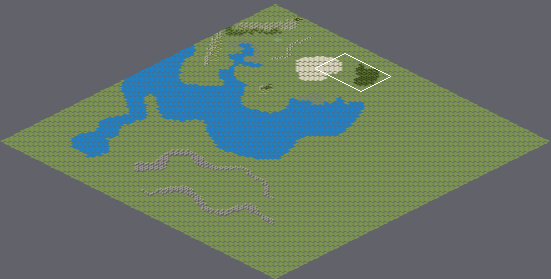
A Tiled map gets an edit: Astral One/Resources/freeland/freeland.tmx. Above: a wide view before the commit, with the close-up outlined.
Close-up. Earlier state:
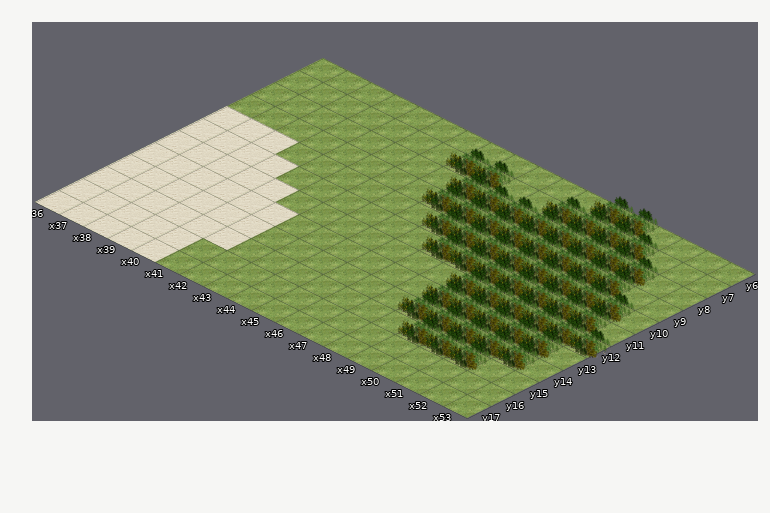
Cells are 128x64 px. Isometric: x runs down to the right, y down to the left. Shown: x 36..53, y 6..17. The commit also changed other parts of the map, which this record leaves out. Not drawn, because the pictures are missing: unchanged layer "Units".
New version:
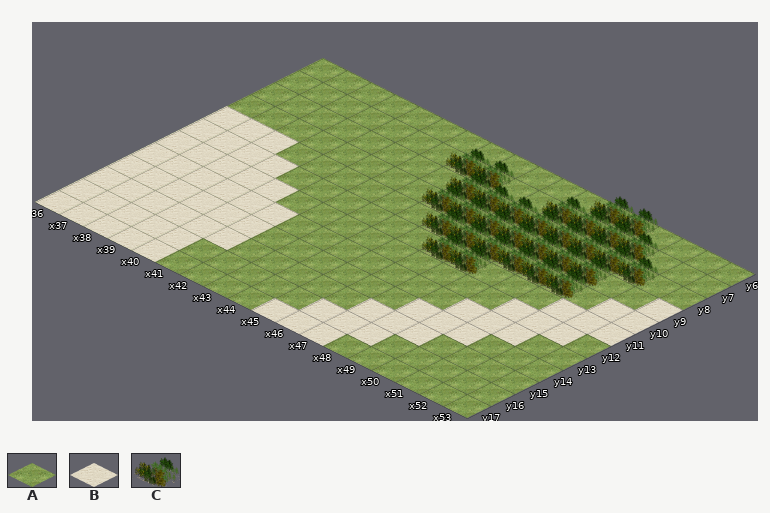
Key: from "freeland": A 0 "grass-001", B 21 "desert-001", C 22 "jungle-001".
_ is an empty cell.
Edits made:
Layer "Terrain 1":
The author changed tile A to tile B in row 9 at x 53; in row 10 at x 52 to 53; in row 11 at x 51 to 53; in row 12 at x 50 to 52; in row 13 at x 49 to 51; in row 14 at x 48 to 50.
The author changed tile A to tile B in row 15 at x 47 to 49; in row 16 at x 46 to 48; in row 17 at x 45 to 47.
Layer "Terrain 2":
Tile C is removed in row 9 at x 51; in row 10 at x 51 to 52; in row 11 at x 48 to 52; in row 12 at x 48 to 53; in rows 13 to 14 at x 48 to 52; in row 15 at x 49 to 51.
Pixel boxes of the changes (left, top, right, bottom) in both close-ups:
changed: (251, 257, 683, 370)
